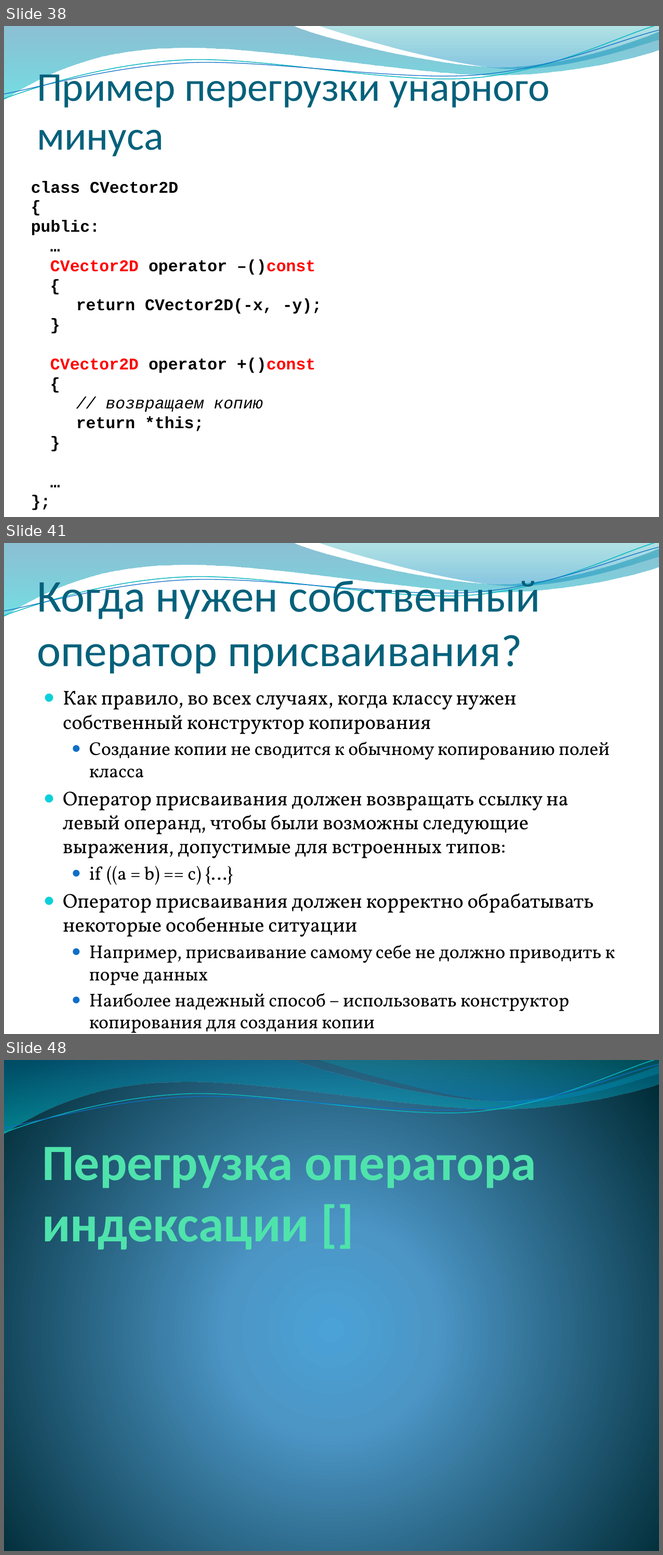
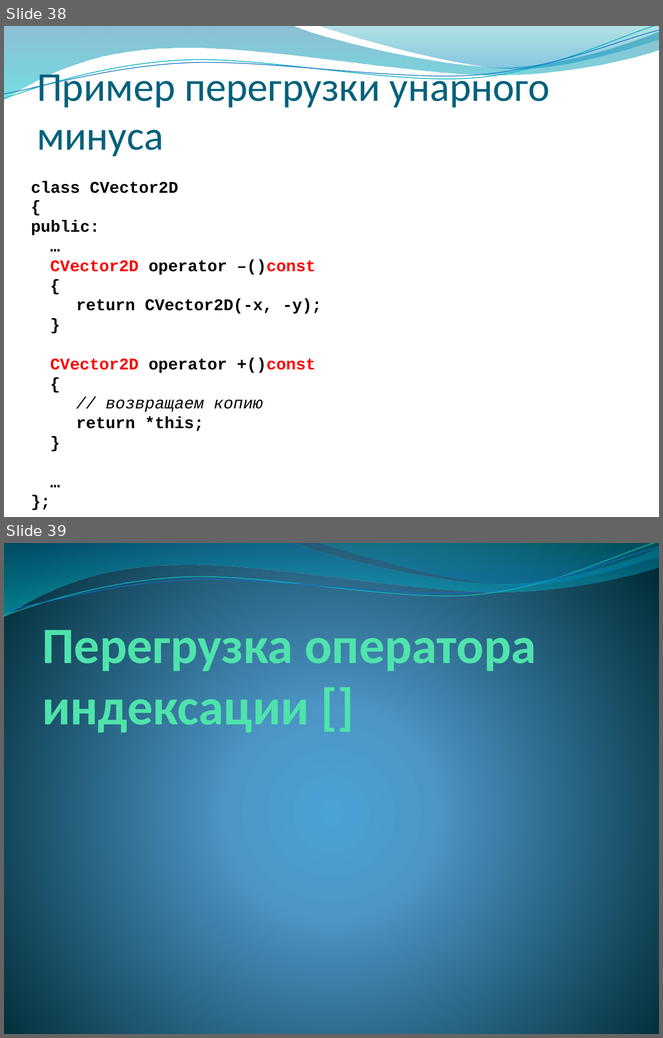
Before and after one commit to alexey-malov/oop, a slide deck: lectures/04/Дружественные функции и классы. Перегрузка операций.pptx. Shown one above the other, each under a label of ours: slides 38, 41 and 48 before the commit, slides 38 and 39 after it; the slides between them are not shown. The pictures are 663x1555 and 663x1038 pixels, drawn with LibreOffice and Linux fonts; fonts in the diff are those of the drawing; background and template pictures are left out. Boxes give left, top, right and bottom in pixels: in the first picture for what was removed or moved away, otherwise in the second. Text is boxed around its words. In the diff, an @@ line names an element or a change of style, - is before the commit and + after.

```diff
--- a/lectures/04/Дружественные функции и классы. Перегрузка операций.pptx
+++ b/lectures/04/Дружественные функции и классы. Перегрузка операций.pptx
@@ slide 41 removed at (4,543,659,1034), background picture (left out); not listed: 4 template elements that a slide beside it also shows @@
@@ title removed at (37,574,541,674) @@
-Когда нужен собственный оператор присваивания?
@@ text removed at (63,691,615,1033) @@
-● Как правило, во всех случаях, когда классу нужен собственный конструктор копирования
-  ● Создание копии не сводится к обычному копированию полей класса
-● Оператор присваивания должен возвращать ссылку на левый операнд, чтобы были возможны следующие выражения, допустимые для встроенных типов:
-  ● if ((a = b) == c) {…}
-● Оператор присваивания должен корректно обрабатывать некоторые особенные ситуации
-  ● Например, присваивание самому себе не должно приводить к порче данных
-  ● Наиболее надежный способ – использовать конструктор копирования для создания копии
@@ what was slide 48 is now slide 39 @@
```
Also in this commit, not shown: 8 other slides removed, 1 other file.
